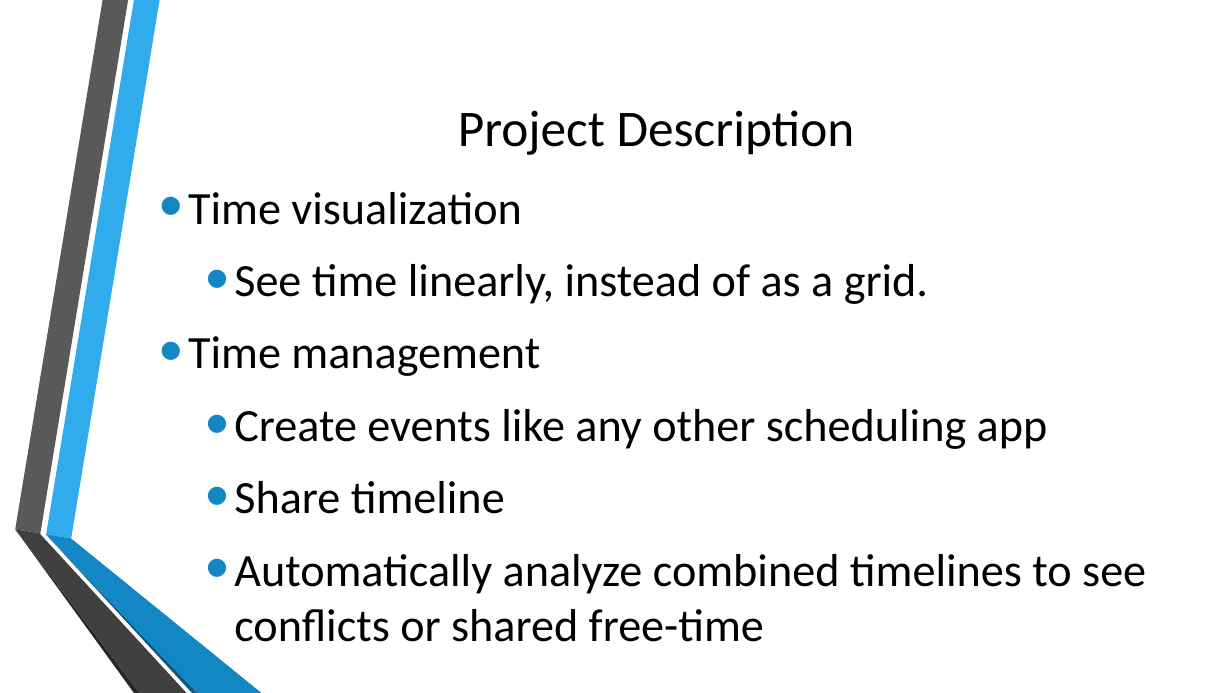
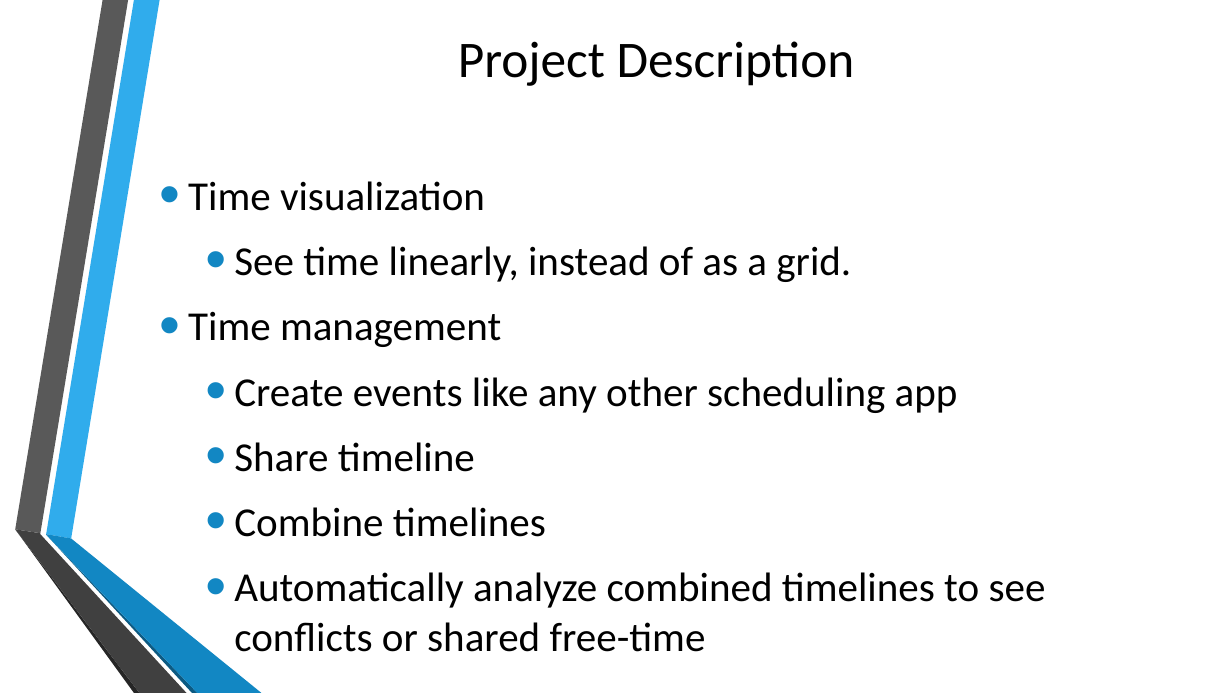
Before and after one commit to cewrobel/Colt_Timeline, a slide deck: slide 5 of presentation/Requirements_TimelineGroup.pptx (slide 3 before the commit). Drawn at 1232x693 pixels with LibreOffice and Linux fonts; fonts in the diff are those of the drawing; background and template pictures are left out. Boxes give left, top, right and bottom in pixels: in the first picture for what was removed or moved away, otherwise in the second. Text is boxed around its words. In the diff, an @@ line names an element or a change of style, - is before the commit and + after.

```diff
--- a/presentation/Requirements_TimelineGroup.pptx
+++ b/presentation/Requirements_TimelineGroup.pptx
@@ title "Project Description": place and size @@
-title "Project Description" at [458,110,855,155]
+title "Project Description" at [458,41,855,86]
@@ text at [188,181,1046,652]: size 36 to 32 pt @@
@@ text at [234,507,546,537]: paragraph added @@
+  • Combine timelines
```
Also in this commit, not shown: 2 other slides changed, 6 slides added, 1 slide removed, 4 other files.
